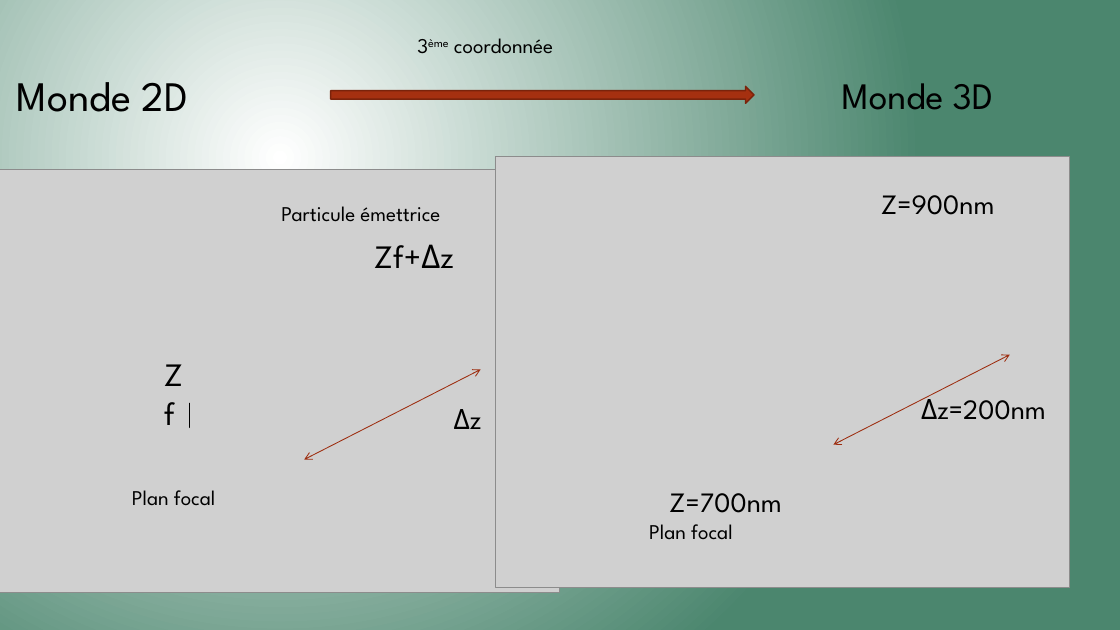
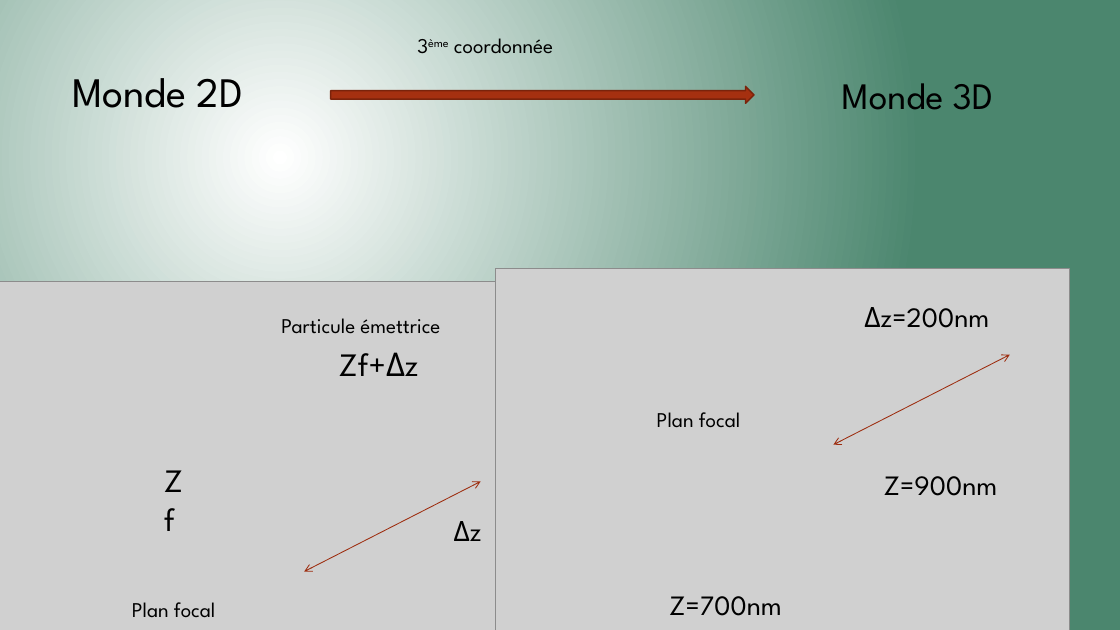
Before and after one commit to Killian-Herveau/PIMS, a slide deck: slide 2 of Pres_Avril/PresentationPIMSAvril.pptx. Drawn at 1120x630 pixels with LibreOffice and Linux fonts; fonts in the diff are those of the drawing; grey boxes stand for pictures. Boxes give left, top, right and bottom in pixels: in the first picture for what was removed or moved away, otherwise in the second. Text is boxed around its words. In the diff, an @@ line names an element or a change of style, - is before the commit and + after.

```diff
--- a/Pres_Avril/PresentationPIMSAvril.pptx
+++ b/Pres_Avril/PresentationPIMSAvril.pptx
@@ text "Monde 2D": place and size @@
-text "Monde 2D" at <box>17,82,188,112</box>
+text "Monde 2D" at <box>72,78,243,108</box>
@@ picture: place and size @@
-picture at <box>495,156,1070,587</box>
+picture at <box>495,269,1070,630</box>
@@ text "Δz=200nm" rewrapped from <box>921,393,1046,420</box> to <box>864,307,989,328</box> @@
@@ text "Zf": place and size @@
-text "Zf" at <box>374,244,454,268</box>
+text "Zf" at <box>339,352,419,376</box>
@@ text "Zf+Δz": place and size @@
-text "Zf+Δz" at <box>374,244,454,268</box>
+text "Zf+Δz" at <box>339,352,419,376</box>
@@ line removed from (190, 403) to (190, 428) @@
@@ text "Plan focal": place and size @@
-text "Plan focal" at <box>649,524,732,540</box>
+text "Plan focal" at <box>657,412,740,428</box>
@@ text "Z=900nm": place and size @@
-text "Z=900nm" at <box>881,195,995,215</box>
+text "Z=900nm" at <box>884,476,998,496</box>
@@ 2 texts, 1 picture, 1 double arrow: place and size @@
-2 texts, 1 picture, 1 double arrow at <box>0,170,560,592</box>
+2 texts, 1 picture, 1 double arrow at <box>0,281,560,630</box>
@@ text "Δz": place and size @@
-text "Δz" at <box>454,409,482,429</box>
+text "Δz" at <box>454,521,482,541</box>
@@ text "Z=700nm": place and size @@
-text "Z=700nm" at <box>669,493,782,513</box>
+text "Z=700nm" at <box>669,596,782,616</box>
```
Also in this commit, not shown: 11 other slides changed, 1 slide removed.
